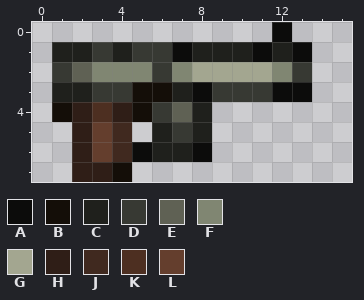
Two states of a pixel-art sprite, content/Entities/Guns/Pistol/pistol.png. Above: the version before the commit.
The file is 16x8 pixels.
Palette (. is transparent): A #0c0c0b  B #140e08  C #1f201c  D #373933  E #5f6154  F #808672  G #a3a690  H #2f1e17  J #40291f  K #4d2f21  L #643e2d
Pixels before, first column x 1:
0 ...........A.
1 CCDCDDACCCACA
2 DEFFFDFGGGGFD
3 CCDDBBCADDDAA
4 BHKHBDEC.....
5 .HLJ.CDC.....
6 .HLJACCA.....
7 .HHB.........
The same view after the edit:
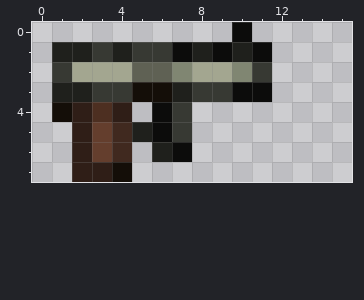
From old to new:
y 0: x 10 . -> A; x 12 A -> .
y 1: x 9 C -> A; x 12..13 CA -> ..
y 2: x 2..6 EFFFD -> GGGEE; x 10..13 GGFD -> FD..
y 3: x 8 A -> D; x 10..13 DDAA -> AA..
y 4: x 5..8 BDEC -> .AD.
y 5: x 5..6 .C -> CA; x 8 C -> .
y 6: x 5 A -> .; x 7..8 CA -> A.
Where, in picture pixels (left, top, right, bottom), the same in both pictures:
changed: (72, 22, 312, 162)
